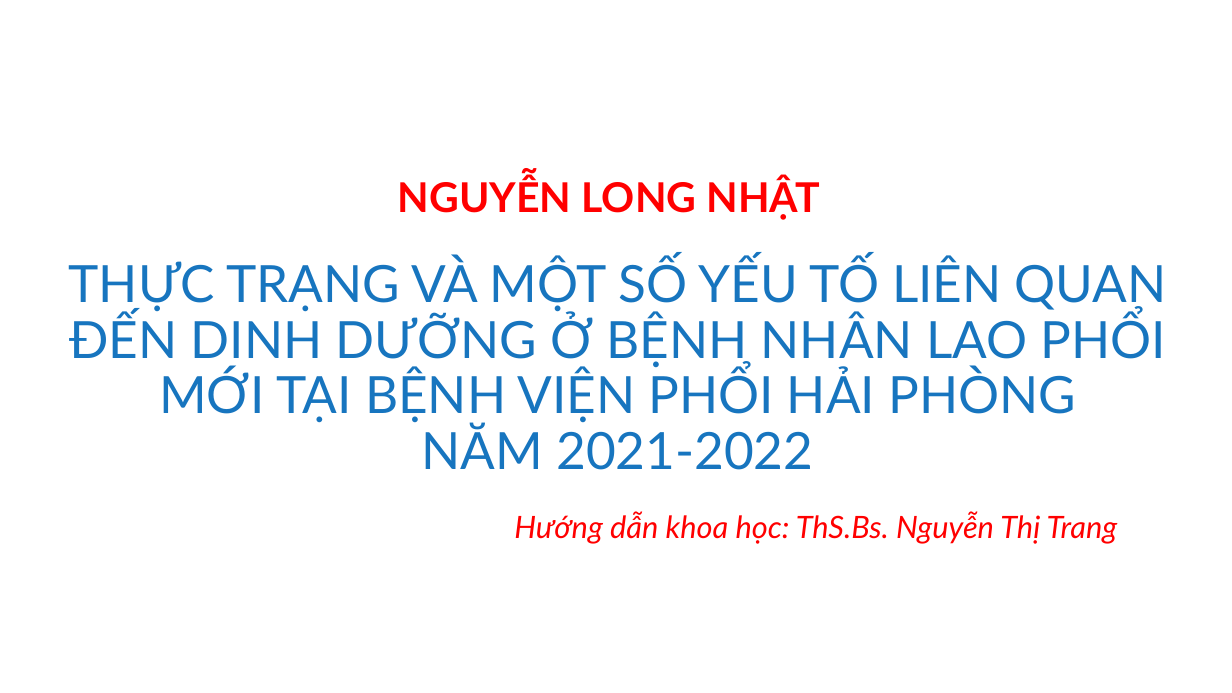
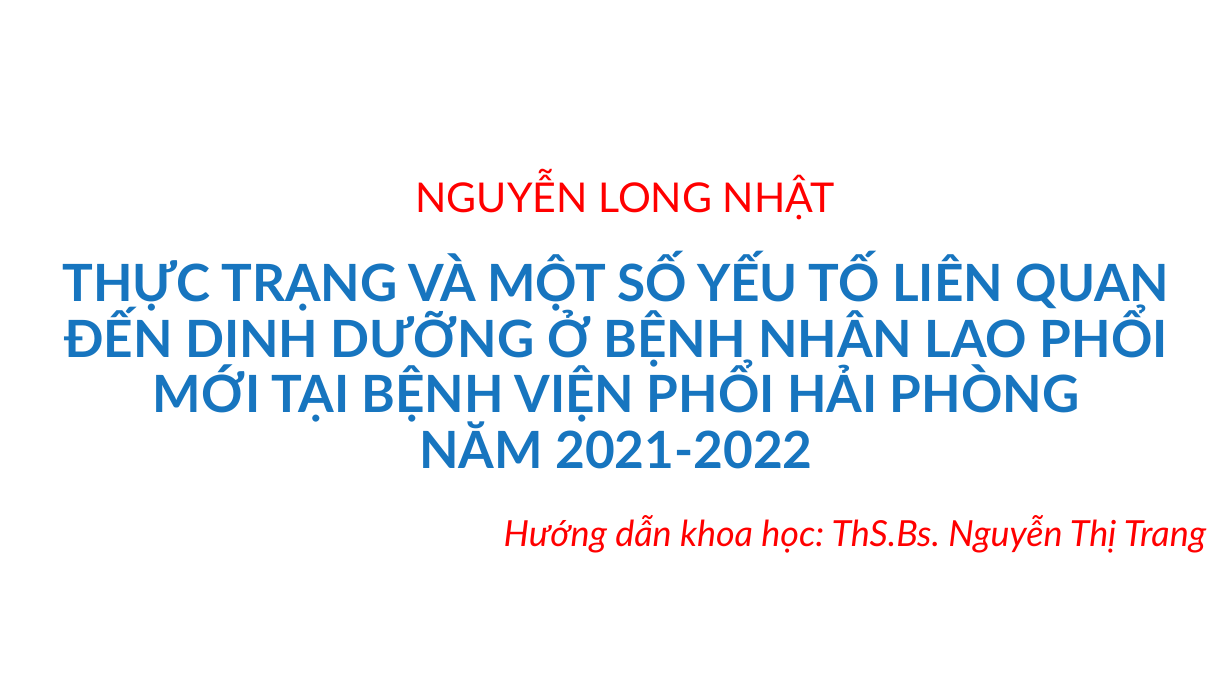
Before and after one commit to MedPocket/HPMUGraduation-thesis, a slide deck: slide 1 of Thuc-trang-va-mot-so-yeu-to-lien-quan-dinh-duong-BN-lao-phoi_Nhat-Nguyen.pptx. Drawn at 1232x693 pixels with LibreOffice and Linux fonts; fonts in the diff are those of the drawing; background and template pictures are left out. Boxes give left, top, right and bottom in pixels: in the first picture for what was removed or moved away, otherwise in the second. Text is boxed around its words. In the diff, an @@ line names an element or a change of style, - is before the commit and + after.

```diff
--- a/Thuc-trang-va-mot-so-yeu-to-lien-quan-dinh-duong-BN-lao-phoi_Nhat-Nguyen.pptx
+++ b/Thuc-trang-va-mot-so-yeu-to-lien-quan-dinh-duong-BN-lao-phoi_Nhat-Nguyen.pptx
@@ text "NGUYỄN LONG NHẬT": place and size @@
-text "NGUYỄN LONG NHẬT" at [398, 176, 821, 220]
+text "NGUYỄN LONG NHẬT" at [416, 176, 835, 220]
@@ text "NGUYỄN LONG NHẬT" at [416, 176, 835, 220]: bold off; alignment left to centre @@
@@ title "THỰC TRẠNG VÀ MỘT SỐ ..." at [63, 257, 1170, 469]: bold on @@
@@ text "Hướng dẫn khoa học: ThS.Bs. ...": place and size @@
-text "Hướng dẫn khoa học: ThS.Bs. ..." at [514, 511, 1118, 544]
+text "Hướng dẫn khoa học: ThS.Bs. ..." at [504, 515, 1206, 553]
@@ text "Hướng dẫn khoa học: ThS.Bs. ..." at [504, 515, 1206, 553]: size 24 to 28 pt; alignment left to right @@
```
Also in this commit, not shown: 47 slides added, 1 other file.
